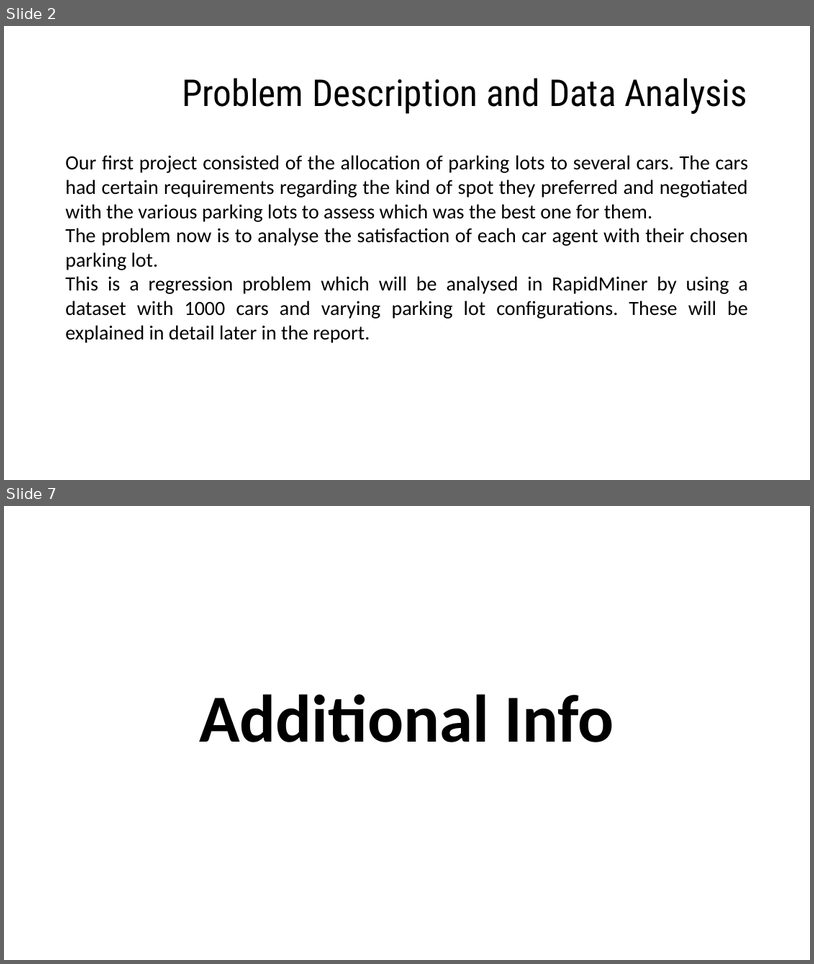
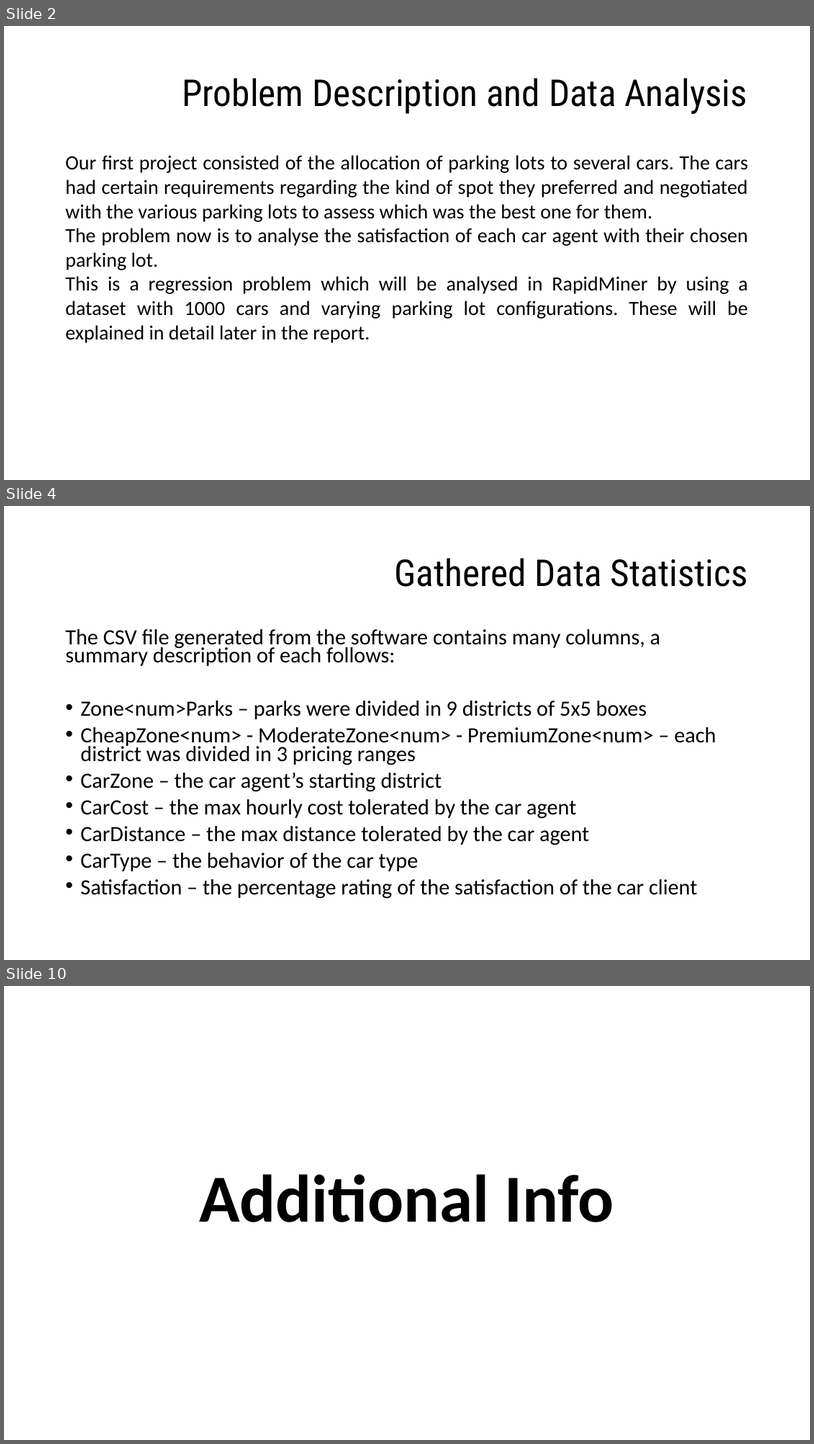
Before and after one commit to EZSPECIAL/AIAD18-19, a slide deck: TP2/docs/report.pptx. Shown one above the other, each under a label of ours: slides 2 and 7 before the commit, slides 2, 4 and 10 after it; the slides between them are not shown. The pictures are 814x964 and 814x1444 pixels, drawn with LibreOffice and Linux fonts; fonts in the diff are those of the drawing. Boxes give left, top, right and bottom in pixels: in the first picture for what was removed or moved away, otherwise in the second. Text is boxed around its words. In the diff, an @@ line names an element or a change of style, - is before the commit and + after.

```diff
--- a/TP2/docs/report.pptx
+++ b/TP2/docs/report.pptx
@@ slide 4 added at <box>4,506,810,960</box>, background #FFFFFF @@
@@ title added at <box>394,558,748,587</box>, 44 pt, text #000000 @@
+Gathered Data Statistics
@@ text added at <box>65,629,716,898</box>, 25.9 pt, text #000000 @@
+The CSV file generated from the software contains many columns, a summary description of each follows:
+• Zone<num>Parks – parks were divided in 9 districts of 5x5 boxes
+• CheapZone<num> - ModerateZone<num> - PremiumZone<num> – each district was divided in 3 pricing ranges
+• CarZone – the car agent’s starting district
+• CarCost – the max hourly cost tolerated by the car agent
+• CarDistance – the max distance tolerated by the car agent
+• CarType – the behavior of the car type
+• Satisfaction – the percentage rating of the satisfaction of the car client
@@ what was slide 7 is now slide 10 @@
```
Also in this commit, not shown: 5 slides changed, 5 other slides added, 2 slides removed, 7 other files.
